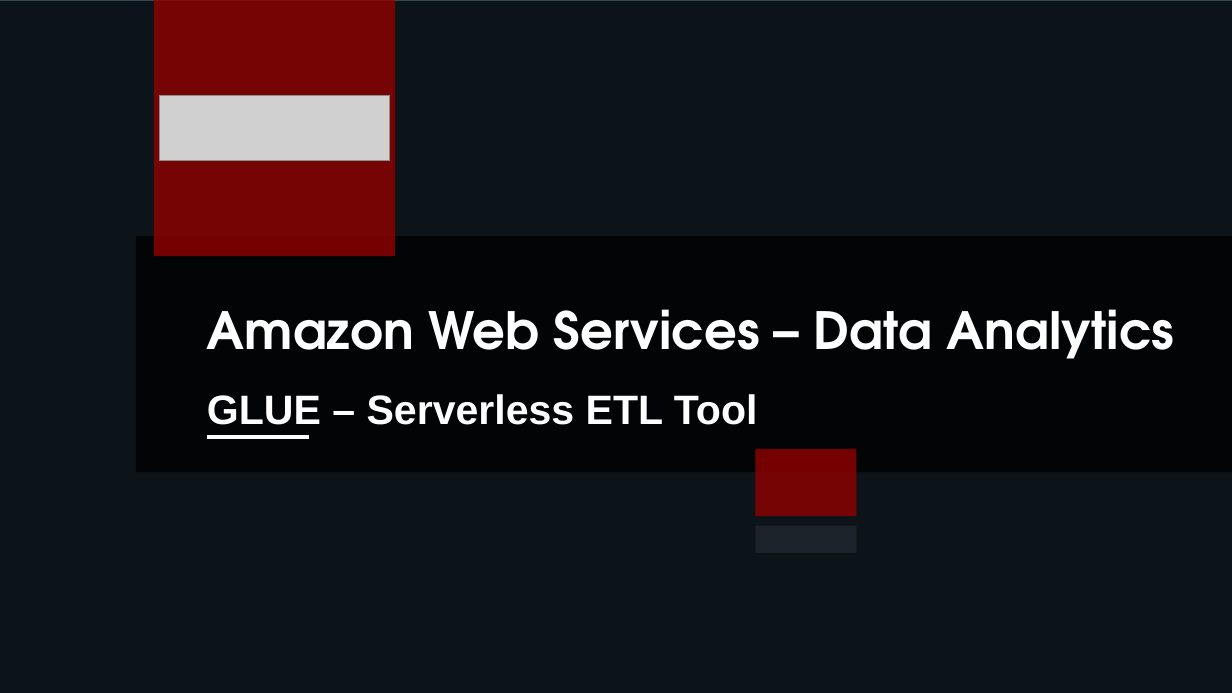
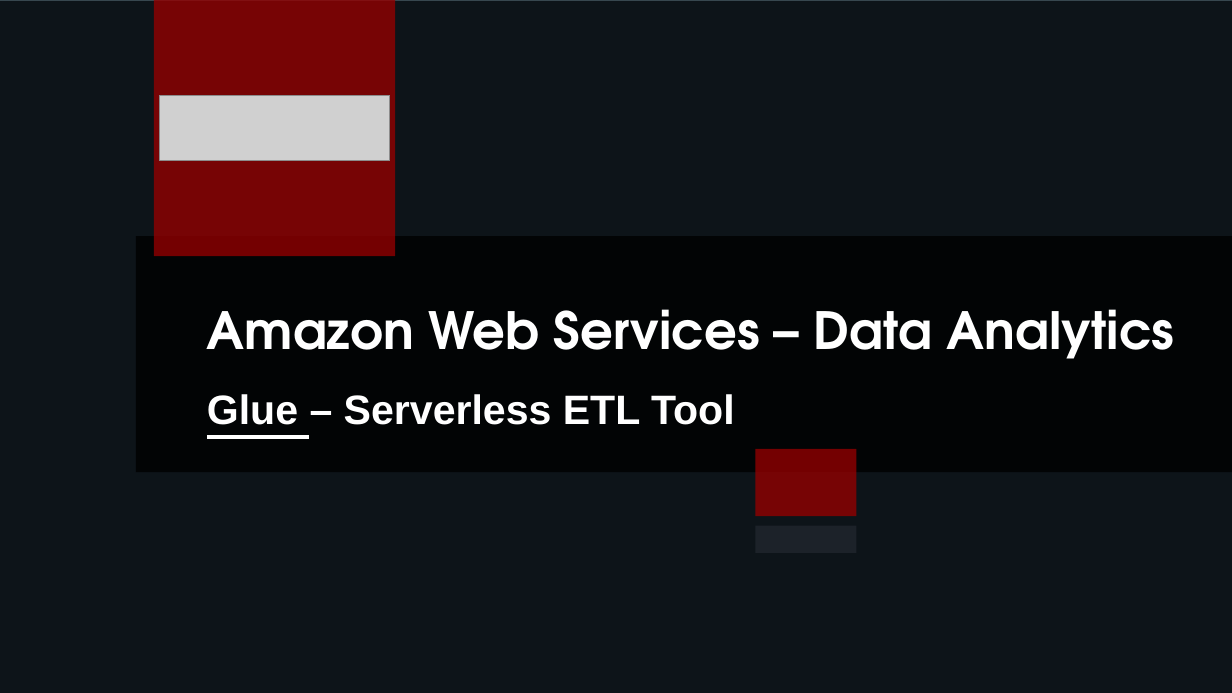
Before and after one commit to datacouch-io/aws-training-glue-redshift-athena-dms-quicksight, a slide deck: slide 1 of Slides/AWS GLUE_v1.pptx. Drawn at 1232x693 pixels with LibreOffice and Linux fonts; fonts in the diff are those of the drawing; grey boxes stand for pictures; background and template pictures are left out. Boxes give left, top, right and bottom in pixels: in the first picture for what was removed or moved away, otherwise in the second. Text is boxed around its words. In the diff, an @@ line names an element or a change of style, - is before the commit and + after.

```diff
--- a/Slides/AWS GLUE_v1.pptx
+++ b/Slides/AWS GLUE_v1.pptx
@@ text at (207,394,735,425): text changed @@
-GLUE – Serverless ETL Tool
+Glue – Serverless ETL Tool
```
Also in this commit, not shown: 10 other slides changed, 1 other file.
